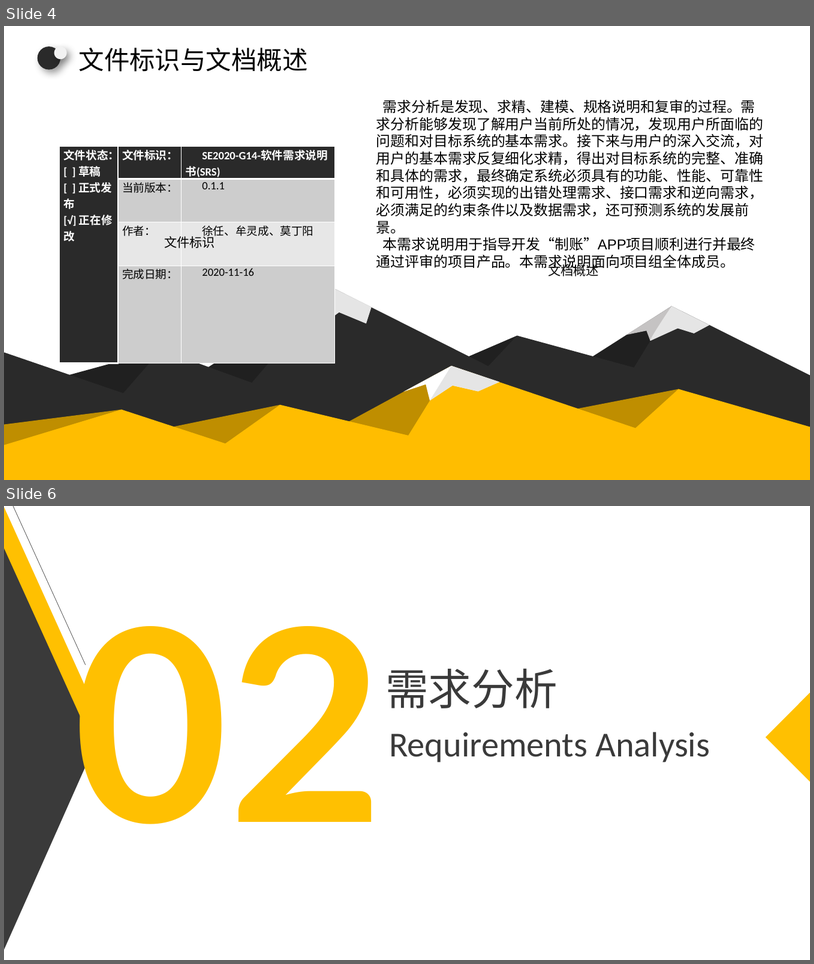
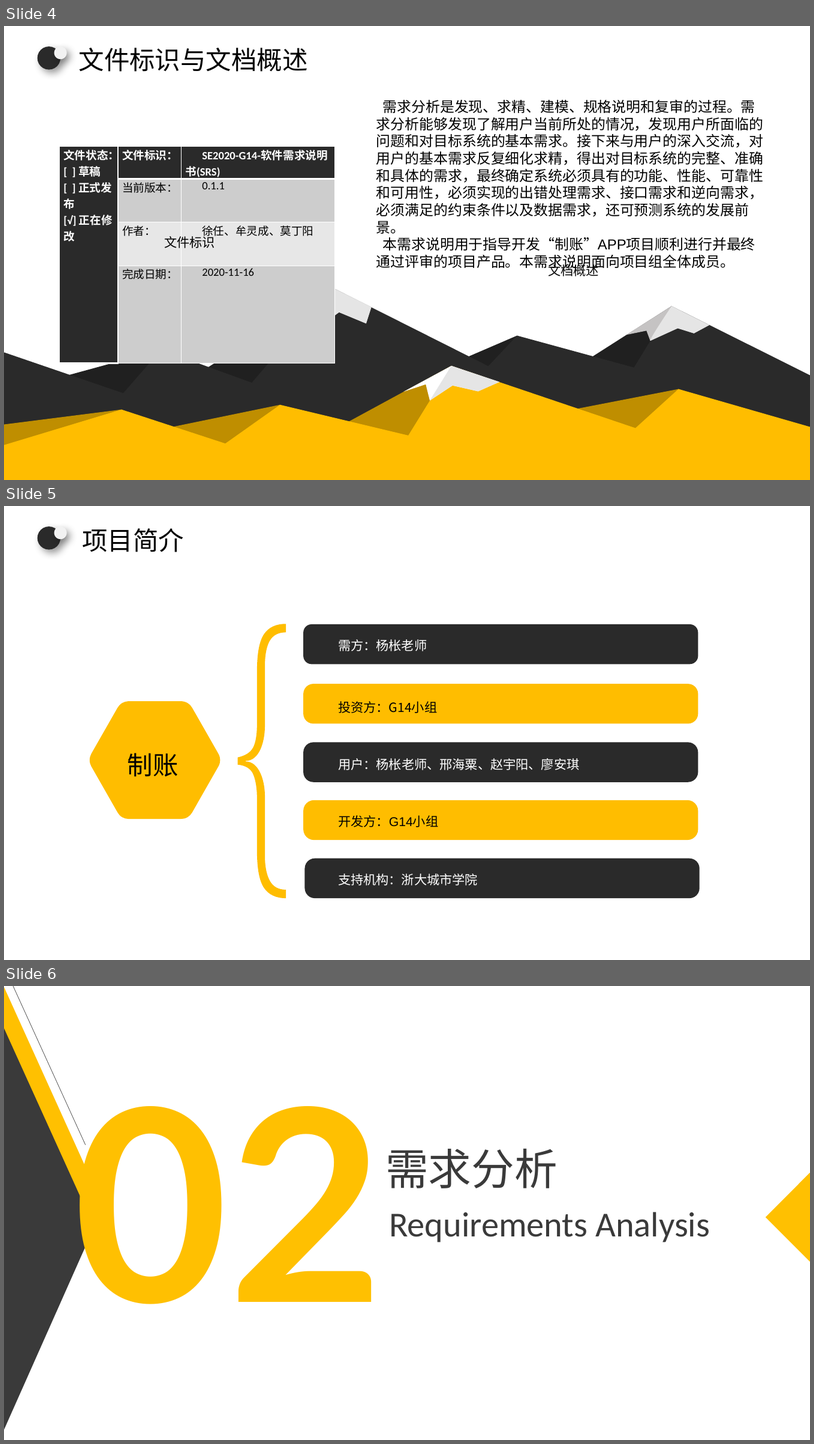
Before and after one commit to zszdxasdf/zhizhang, a slide deck: 需求分析/SE2020-G14-软件需求说明(SRS)0.1.1/SE2020-G14-软件需求规格说明(SRS)0.1.1.pptx. Shown one above the other, each under a label of ours: slides 4 and 6 before the commit, slides 4, 5 and 6 after it; the slides between them are not shown. The pictures are 814x964 and 814x1444 pixels, drawn with LibreOffice and Linux fonts; fonts in the diff are those of the drawing. Boxes give left, top, right and bottom in pixels: in the first picture for what was removed or moved away, otherwise in the second. Text is boxed around its words. In the diff, an @@ line names an element or a change of style, - is before the commit and + after.

```diff
--- a/需求分析/SE2020-G14-软件需求说明(SRS)0.1.1/SE2020-G14-软件需求规格说明(SRS)0.1.1.pptx
+++ b/需求分析/SE2020-G14-软件需求说明(SRS)0.1.1/SE2020-G14-软件需求规格说明(SRS)0.1.1.pptx
@@ slide 5 added at (4,506,810,960), background #FFFFFF @@
@@ ellipse added at (37,526,60,550), fill #2A2A2A @@
@@ ellipse added at (54,526,66,539), fill #F2F2F2 @@
@@ text added at (82,528,184,552), 32 pt, text #000000 @@
+项目简介
@@ freeform shape added at (238,624,286,898), fill #FFBD00 @@
@@ rounded rectangle added at (303,624,699,664), fill #2A2A2A @@
@@ text added at (338,639,427,651), 16 pt, text #FFFFFF @@
+需方：杨枨老师
@@ rounded rectangle added at (303,684,699,723), fill #FFBD00 @@
@@ freeform shape added at (89,701,220,819), fill #FFBD00 @@
@@ text added at (338,701,437,713), 16 pt, text #000000 @@
+投资方：G14小组
@@ text added at (128,753,179,777), 32 pt, text #000000 @@
+制账
@@ rounded rectangle added at (303,742,699,782), fill #2A2A2A @@
@@ text added at (338,758,579,770), 16 pt, text #FFFFFF @@
+用户：杨枨老师、邢海粟、赵宇阳、廖安琪
@@ rounded rectangle added at (303,800,699,840), fill #FFBD00 @@
@@ text added at (338,815,438,827), 16 pt, text #000000 @@
+开发方：G14小组
@@ rounded rectangle added at (305,858,700,898), fill #2A2A2A @@
@@ text added at (338,873,478,885), 16 pt, text #FFFFFF @@
+支持机构：浙大城市学院
```
Also in this commit, not shown: 1 slide changed, 1 slide removed, 1 other file.
